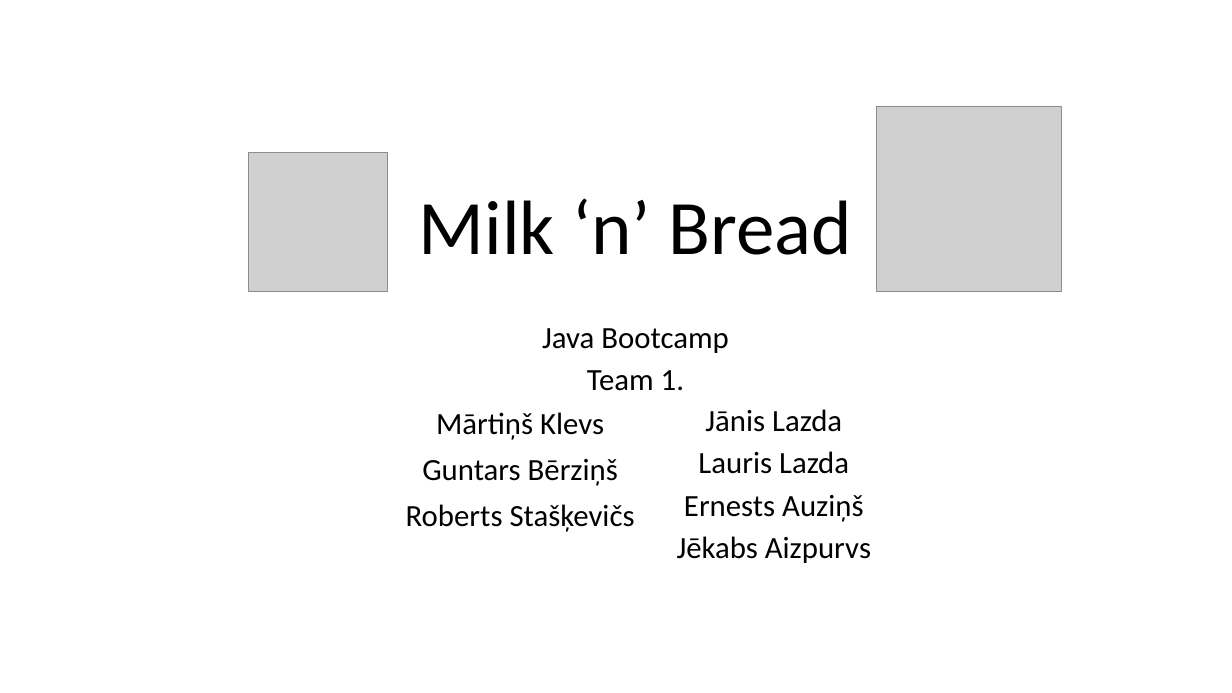
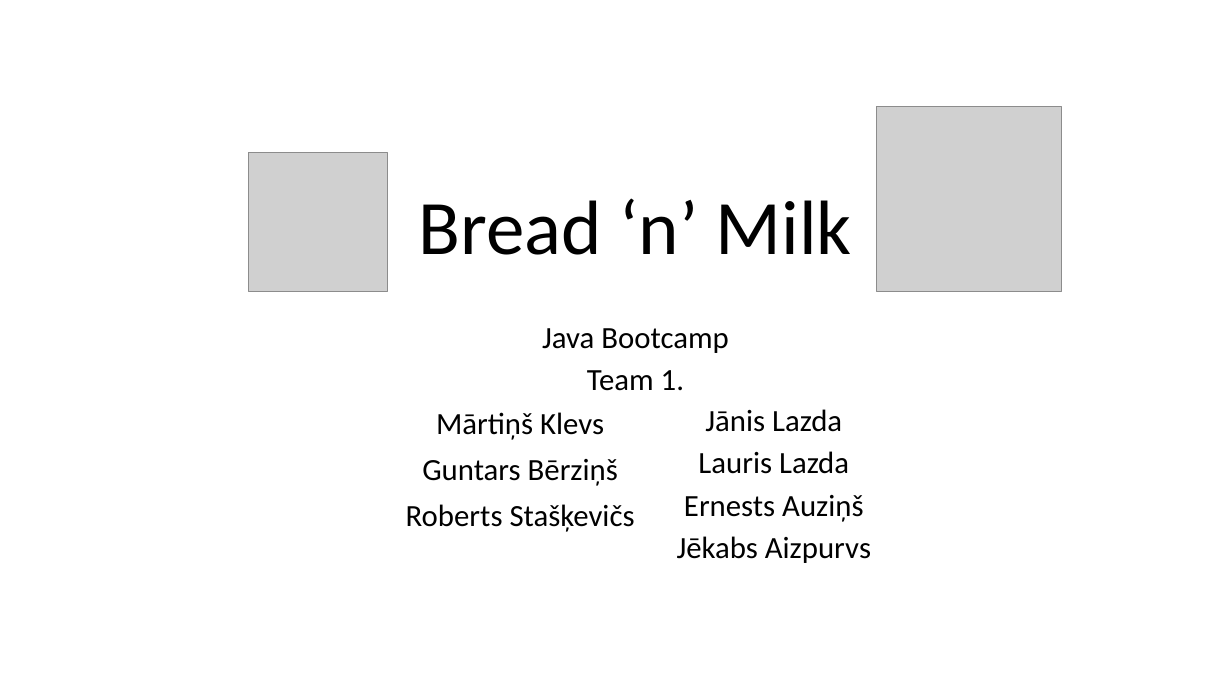
Before and after one commit to bricht/piens-un-maize, a slide deck: slide 1 of presentation/MilknBread.pptx. Drawn at 1232x693 pixels with LibreOffice and Linux fonts; fonts in the diff are those of the drawing; grey boxes stand for pictures. Boxes give left, top, right and bottom in pixels: in the first picture for what was removed or moved away, otherwise in the second. Text is boxed around its words. In the diff, an @@ line names an element or a change of style, - is before the commit and + after.

```diff
--- a/presentation/MilknBread.pptx
+++ b/presentation/MilknBread.pptx
@@ title at (x1=419, y1=198, x2=852, y2=255): text changed @@
-Milk ‘n’ Bread
+Bread ‘n’ Milk
```
Also in this commit, not shown: 5 other slides changed, 1 slide added, 1 slide removed, 9 other files.
